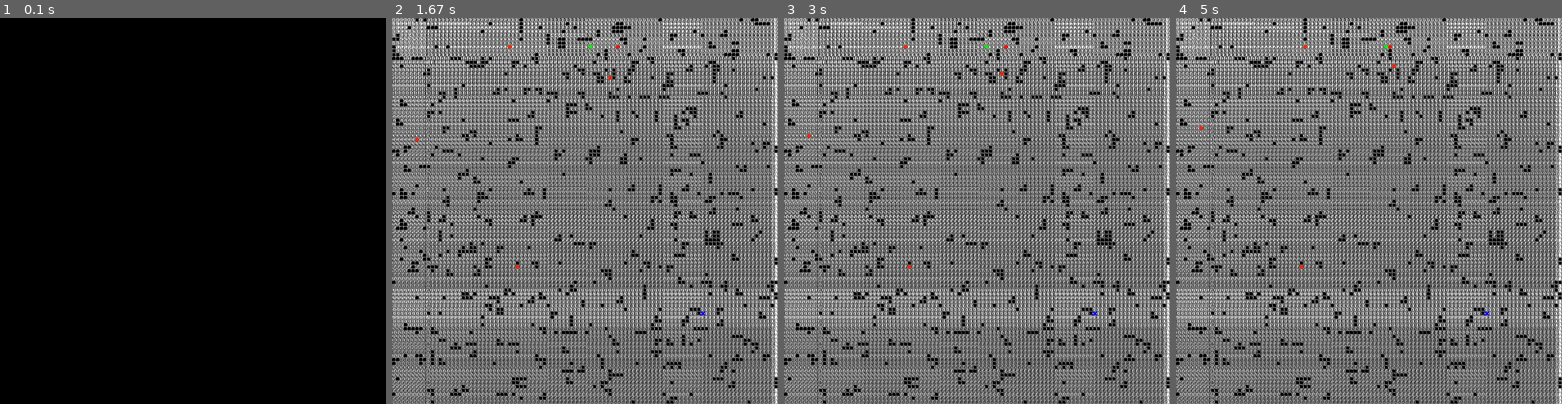
Above: before the commit, frames 1-4 (left to right).
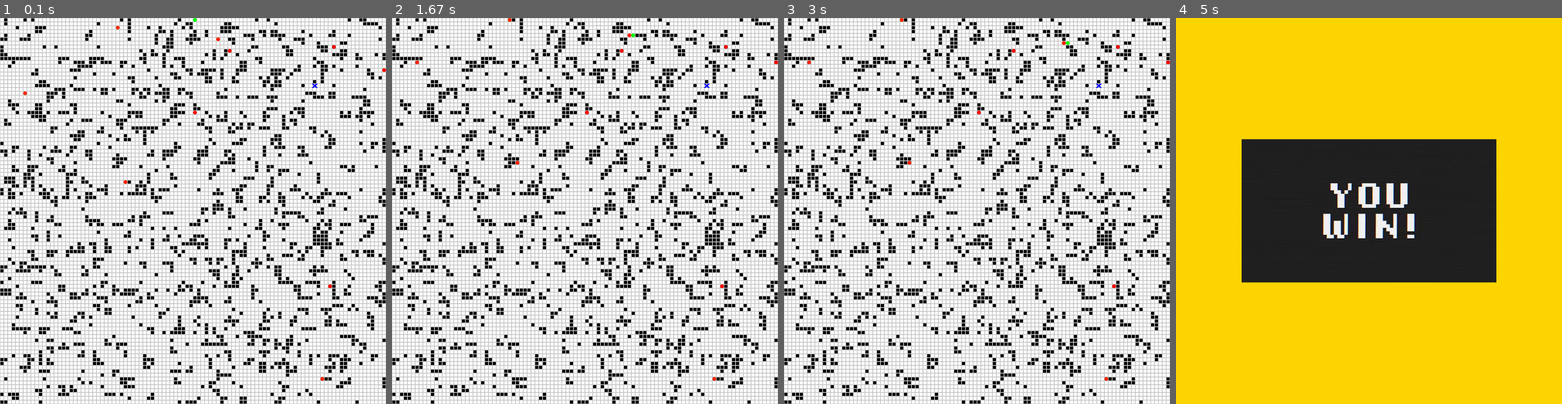
Above: after the commit, the same moments.

Repository: Eric-Viscione/RBE550MP
Game: pygame game, started from turtles/pygame_test.py
The game is run twice, just before and just after one commit, with the same random seed, the same clock (stepped at 60 frames per second) and the same inputs.
Inputs:
- Up to frame 1 (0.1 s): no input
- Up to frame 2 (1.67 s): no input
- Up to frame 3 (3 s): no input
- Up to frame 4 (5 s): no input

The runs differ from the first frame. In frame 1, 89% of the frame differs, in the area x 0-100%, y 0-100%; in frame 2, 78%; in frame 3, 78%; in frame 4, 96%.

Commit message:
Finishing flatlans

Diff:
--- a/turtles/characters.py
+++ b/turtles/characters.py
@@ -13,22 +13,21 @@
         self.position = start_pos
 
         self.path = None
-    def move_character(self, new_pos, grid_world, character):
-        if new_pos is not None:
-            if new_pos[0] >= len(grid_world) or new_pos[1] >= len(grid_world[0]):
-                print("Invalid Move Position Exiting Game!")
-                return grid_world
-            else:
-                new_world_grid = np.copy(grid_world)
-                new_world_grid[self.position[0], self.position[1]] = 0
-                self.position = new_pos
-                debug_print("Move to position", self.position)
-                debug_print("Character value is ", character)
-                new_world_grid[self.position[0], self.position[1]] = character
-                debug_print("Heros movement updated in grid", new_world_grid)
-                return new_world_grid
+    def valid_position(self, new_pos, grid_world):
+        rows, cols = grid_world.shape
+        return 0 <= new_pos[0] < rows and 0 <= new_pos[1] < cols
+    def move_character(self, new_pos, grid_world, character_value):
+        if not self.valid_position(new_pos, grid_world):
+            print("Invalid Move Position! Exiting Game.")
+            return grid_world
+        else:
+            grid_world[self.position[0], self.position[1]] = 0  # Clear previous position
+            self.position = new_pos
+            grid_world[self.position[0], self.position[1]] = character_value  # Place character
+            return grid_world
+
     def path_finding(self):
-        pass
+         raise NotImplementedError("Subclasses must implement path_finding()")
 
 
 
@@ -38,9 +37,7 @@
         super().__init__(start_pos)
 
     def path_finding(self, position, goal, grid_world):
-
         self.path = search_algorithms.a_star_search(position, goal, grid_world)
-        debug_print("Hero Path found", self.path)
 
 class enemy(character):
 
@@ -49,26 +46,21 @@
         self.status = 'alive'
         self.color = (255, random.randrange(0, 50), random.randrange(0,25))
         super().__init__(start_pos)
-    def move_character(self, new_pos, grid_world, character):
-        if new_pos is not None:
-            if new_pos[0] >= len(grid_world) or new_pos[1] >= len(grid_world[0]):
-                print("Invalid Move Position Exiting Game!")
-                return grid_world
-            else:
-                new_world_grid = np.copy(grid_world)
 
-                if grid_world[new_pos] in self.boom_positions: #if the enemy is going to hit an destroyer thing like an obstacle or another enemy create a new obstacle at the current position of the enemy
-                    print("The enemy got destroyed!")
-                    new_world_grid[self.position[0], self.position[1]] = 1
-                    return new_world_grid, 'destroyed'
-                else:
-                    new_world_grid[self.position[0], self.position[1]] = 0
-                    self.position = new_pos
-                    debug_print("Move Enemy to position", self.position)
-                    debug_print("Enemy value is ", character)
-                    new_world_grid[self.position[0], self.position[1]] = character
-                    debug_print("Enemy movement updated in grid", new_world_grid)
-                    return new_world_grid, 'alive'
+    def move_character(self, new_pos, grid_world, character_value):
+        if not self.valid_position(new_pos, grid_world):
+            print("Invalid Move Position! Exiting Game.")
+            return grid_world, 'alive'
+
+        if grid_world[new_pos] in self.boom_positions:
+            print("The enemy got destroyed!")
+            grid_world[self.position[0], self.position[1]] = 1  # Convert old position into obstacle
+            return grid_world, 'destroyed'
+
+        grid_world[self.position[0], self.position[1]] = 0  # Clear old position
+        self.position = new_pos
+        grid_world[self.position[0], self.position[1]] = character_value  # Move enemy
+        return grid_world, 'alive'
     def path_finding(self,pose, grid_world, hero_position):
         ##remove all obstacles from the world and only leave the location of the hero
 
--- a/turtles/pygame_test.py
+++ b/turtles/pygame_test.py
@@ -21,39 +21,31 @@
 DEBRIS = 1
 GOAL = 4
 PATH = 7
-debug = True
-
-class game_run:
-    def __init__(self, graph_generator, window_size = 1080):
-        self.grid_map = None  # Store the grid map
-
-        # print(self.TILE_SIZE)
-        self.graph_generator = graph_generator
-        self.delay = 500  #delay between each tick
-        # self.start = start
-        # self.goal = goal
+debug = False
+
+
+
+class renderer:
+    def __init__(self,  window_size = 1000 ):
+        self.screen = None
+        self.status = None
         self.window_size = window_size
         self.goal = None
-        self.window_height = None
-        self.window_width = None
-    def start_game(self, grid_map):
-        if grid_map is None or grid_map.size == 0:  # Check for empty grid
-            raise ValueError("Grid map is empty or invalid!")
-        self.grid_map = grid_map
-        width = len(self.grid_map[0])
-        height = len(self.grid_map)
-        self.TILE_SIZE = int(min(self.window_size/width, self.window_size/height))
-        GRID_WIDTH = len(self.grid_map[0]) * self.TILE_SIZE
-        GRID_HEIGHT = len(self.grid_map) * self.TILE_SIZE
-        self.window_width = GRID_WIDTH
-        self.window_height = GRID_HEIGHT
-        pygame.init()
-        pygame.display.set_caption("Flatlands")
-        self.screen = pygame.display.set_mode((GRID_WIDTH, GRID_HEIGHT))
-        self.clock = pygame.time.Clock()
+        pass
+    def update_screen(self, status, grid_map, hero, enemy_list, goal):
+        self.goal = goal
+        if status == 'lost':
+            self.display_screen(status)
+        if status == 'won':
+            self.display_screen(status)
+        else:
+            self.draw_grid()
+            self.draw_character(hero)
+            for enemy in enemy_list:
+                self.draw_character(enemy)
     def draw_grid(self):
         font = pygame.font.SysFont("Arial", 12)  # Set font and size for the text
-
+        self.screen.fill(WHITE) ##set the background
         """Draw the grid based on binary data."""
         for row in range(len(self.grid_map)):
             for col in range(len(self.grid_map[row])):
@@ -97,8 +89,8 @@
     def display_screen(self,status):
         win_path = "images/win.png"
         lose_path = "images/lose.png"
-        images = {'win'  : (win_path, GOLD),
-                  'lose' : (lose_path, RED)
+        images = {'won'  : (win_path, GOLD),
+                  'lost' : (lose_path, RED)
                   }
         image_path, color = images[status]
         image = pygame.image.load(image_path).convert()
@@ -109,106 +101,103 @@
         self.screen.fill(color)
         # self.screen = pygame.display.set_mode((width, height))
         self.screen.blit(image, (top_left_center_width,top_left_center_height))
-
-    def show_path(self, path):
-        path_grid = np.copy(self.grid_map)
-        for i in range(len(path)):
-            path_grid[int(path[i][0]), int(path[i][1])] = PATH
-
-        self.debug_print("Path in the grid world", path_grid)
-    def seperate_print(self, coord, character):
-
-        seperate_grid = np.copy(self.grid_map)
-        seperate_grid[coord[0], coord[1]] = character
-        self.debug_print("Test Map Printing", seperate_grid)
-
-    @staticmethod
-    def debug_print(reason, printey):
-        if debug:
-            print(f"{reason}:\n {printey}")
-    def run(self):
-        invalid_hero_positions = [1, 3 , 4]
-        invalid_enemy_positions = [1,2,3,4]
-        num_enemies = 5
-        num_wins = 0 #debug variable
-        running = True #controls when the game stops
-        num_init_path_tries = 0 #number of tries to find a valid world
-        tick = 0 #keeps track of the game ticks
-
+    def start_game(self, grid_map):
+
+        if grid_map is None or grid_map.size == 0:  # Check for empty grid
+            raise ValueError("Grid map is empty or invalid!")
+
+        self.grid_map = grid_map
+        width = len(self.grid_map[0])
+        height = len(self.grid_map)
+        self.TILE_SIZE = int(min(self.window_size/width, self.window_size/height))
+
+        GRID_WIDTH = len(self.grid_map[0]) * self.TILE_SIZE
+        GRID_HEIGHT = len(self.grid_map) * self.TILE_SIZE
+        self.window_width = GRID_WIDTH
+        self.window_height = GRID_HEIGHT
+        pygame.init()
+        pygame.display.set_caption("Flatlands")
+        self.screen = pygame.display.set_mode((GRID_WIDTH, GRID_HEIGHT))
+        self.clock = pygame.time.Clock()
+
+class game_run:
+
+    def __init__(self, graph_generator,renderer):
+        self.graph_generator = graph_generator
+        self.renderer = renderer
+        self.grid_map = None  # Store the grid map
+        self.running = True
+        self.hero = None
+        self.invalid_hero_positions = invalid_hero_positions = [1,3,4]
+        self.invalid_enemy_positions = invalid_enemy_positions = [1,2,3,4]
+        self.num_enemies =  10
+        self.enemy_list = [None] *self.num_enemies
+        self.goal = None
+        self.status = 'running'
+        self.delay = 100
+    def world_setup(self):
+        num_init_path_tries = 0
         self.grid_map = self.graph_generator.make_grid()  ##create the grid based map and initlize start and end locations
-        hero_start, goal = self.graph_generator.start_and_goal(self.grid_map, invalid_hero_positions)
-        self.grid_map[goal[0], goal[1]] = GOAL
-        hero = characters.hero(hero_start)  ##create the hero character with a start location
-        self.grid_map = hero.move_character(hero_start, self.grid_map, HERO)
-        self.debug_print("Heros position", hero.position)
-        self.grid_map[hero.position[0], hero.position[1]] = HERO
-        ##i need to make it so that the initialziion of a character updates the map
-        enemy_list = [None] * num_enemies
-        for i in range(num_enemies):
-            temp_enemy_start, _ = self.graph_generator.start_and_goal(self.grid_map, invalid_enemy_positions)
-            enemy = characters.enemy(temp_enemy_start)
-            self.grid_map, enemy.status = enemy.move_character(temp_enemy_start, self.grid_map, ENEMY)
-            enemy_list[i] = enemy
-        while hero.path == None:   ##check if the map, start and goal positions can create a valid path so the game always at least tries to start
+        hero_start, self.goal = self.graph_generator.start_and_goal(self.grid_map, self.invalid_hero_positions)
+        self.grid_map[self.goal[0], self.goal[1]] = GOAL
+        self.hero = characters.hero(hero_start)  ##create the hero character with a start location
+        self.grid_map = self.hero.move_character(hero_start, self.grid_map, HERO)
+
+        while self.hero.path == None:   ##check if the map, start and goal positions can create a valid path so the game always at least tries to start
             if num_init_path_tries > 10:
                 self.grid_map = self.graph_generator.make_grid()
                 hero_start, goal = self.graph_generator.start_and_and_goal(self.grid_map)
-            hero.path_finding(hero.position, goal, self.grid_map)
-            if hero.path == None:
-                hero_start, self.goal = self.graph_generator.start_and_goal(self.grid_map)
+            self.hero.path_finding(self.hero.position, self.goal, self.grid_map)
+            if self.hero.path == None:
+                hero_start, self.goal = self.graph_generator.start_and_goal(self.grid_map, self.invalid_hero_positions)
             num_init_path_tries += 1
 
-        self.start_game(self.grid_map)
-        self.debug_print("Grid map at the start", self.grid_map)
-        while running:  ##infinite loop while running
-            self.goal = goal
-            if hero.position != goal:  ##if the hero has not reached the goal, find a path to the goal
-                hero.path = None  ##clear the path before each search idk why
-                tick = 1 #reset the tick counter each time we create a path
-                hero.path_finding(hero.position, goal, self.grid_map) #I need to figure out why the path doesnt avoid enemies they should be ignored
-                for enemy in enemy_list:
-
-                    if enemy.status == 'alive':
-                        enemy.path = None
-                        enemy.path_finding(enemy.position, self.grid_map, hero.position)
-            if hero.path == None:  ##if there is no valid path that can be found, the hero loses
-                # running = False
-                print("The hero lost!")
-                self.display_screen('lose')
-                # break
+
+        for i in range(self.num_enemies):
+            temp_enemy_start, _ = self.graph_generator.start_and_goal(self.grid_map, self.invalid_enemy_positions)
+            enemy = characters.enemy(temp_enemy_start)
+            self.grid_map, enemy.status = enemy.move_character(temp_enemy_start, self.grid_map, ENEMY)
+            self.enemy_list[i] = enemy
+    def character_paths(self):
+        if self.hero.position != self.goal:  ##if the hero has not reached the goal, find a path to the goal
+            self.hero.path = None  ##clear the path before each search idk why
+            self.hero.path_finding(self.hero.position, self.goal, self.grid_map) #I need to figure out why the path doesnt avoid enemies they should be ignored
+
+            for enemy in self.enemy_list:
+                if enemy.status == 'alive':
+                    enemy.path = None
+                    enemy.path_finding(enemy.position, self.grid_map, self.hero.position)
+
+    def move_characters(self):
+
+        self.grid_map = self.hero.move_character(self.hero.path[1], self.grid_map, HERO)  #move the character to a new positon, and update the map and its position with that
+        self.status = 'lost' if self.hero.path == None else 'running'
+        self.status = 'won' if self.hero.position == self.goal else 'running'
+        for enemy in self.enemy_list:
+            if enemy.path == None:
+                enemy.status = 'destroyed'
+                self.grid_map, enemy.status = enemy.move_character(enemy.position, self.grid_map, ENEMY)
+                pass
             else:
-                self.screen.fill(WHITE) ##set the background
-                self.draw_grid()        ##draw the base grid with obstacles
-
-                if tick < len(hero.path):  #a check to make sure we dont out of bounds the path
-                    self.grid_map = hero.move_character(hero.path[tick], self.grid_map, HERO)  #move the character to a new positon, and update the map and its position with that
-                    pygame.time.wait(self.delay)
-                    for enemy in enemy_list:
-                        if enemy.path == None:
-                            enemy.status = 'destroyed'
-                            pass
-                        self.grid_map, enemy.status = enemy.move_character(enemy.path[tick], self.grid_map, ENEMY)
-                    tick += 1       #I think I can get rid of this now
-
-
-                self.draw_character(hero)   ##place the character on the grid
-                for enemy in enemy_list:
-                    self.draw_character(enemy)
-
-                if hero.position == self.goal:  ##check if the game is over and the hero won
-                    if debug != True:       ##in normal running, we stop running, print on the terminal the games won, and hopefulyl display a winning screen
-                        # running = False
-                        print("The hero won!")
-                        self.display_screen('win')
-                    else:                   ##debug does all that but does not kill the game
-                        self.display_screen('win')
-                        if num_wins < 1:
-                            print("The hero won!")
-                            # num_wins += 1
+                self.grid_map, enemy.status = enemy.move_character(enemy.path[1], self.grid_map, ENEMY)
+
+
+    def run(self):
+        num_wins = 0 #debug variable
+         #number of tries to find a valid world
+        tick = 1 #keeps track of the game ticks
+        self.world_setup()
+        self.renderer.start_game(self.grid_map)
+        while self.running:  ##infinite loop while running
+            self.character_paths()
+            self.move_characters()
+            # if self.status == 'lost':
+            # elif hero.position
+            self.renderer.update_screen(self.status, self.grid_map, self.hero, self.enemy_list, self.goal)
 
             pygame.display.flip()
             pygame.time.wait(self.delay) #makes the game wait to do the next step
-        pygame.quit()  #quic the game once we exit
+        pygame.quit()  #quit the game once we exit
 
 
 def main():
@@ -223,15 +212,16 @@
     parser = argparse.ArgumentParser(description ='Create a Grid World')
     parser.add_argument('--x_size', type=int , default=100,  required=False ,help='The size of the grid in the X direction' )
     parser.add_argument('--y_size', type=int , default=100,  required=False ,help='The size of the grid in the Y direction' )
-    parser.add_argument('--coverage', type=float , default=0.1,  required=False ,help='What percent of the grid will be covered with obstacles' )
+    parser.add_argument('--coverage', type=float , default=0.2,  required=False ,help='What percent of the grid will be covered with obstacles' )
     parser.add_argument('--square_size', type=int , default=1,  required=False ,help='How large each square in an obstacle will be' )
     args = parser.parse_args()
     graph_generator = grid.generate_graph(args.x_size, args.y_size, args.coverage, args.square_size)
+    renderer_engine = renderer()
     # map_array,start, goal = graph_generator.make_grid()
 
     # print(map_array)
 
-    game = game_run(graph_generator)
+    game = game_run(graph_generator, renderer_engine)
     game.run()
 
 if __name__ == "__main__":
